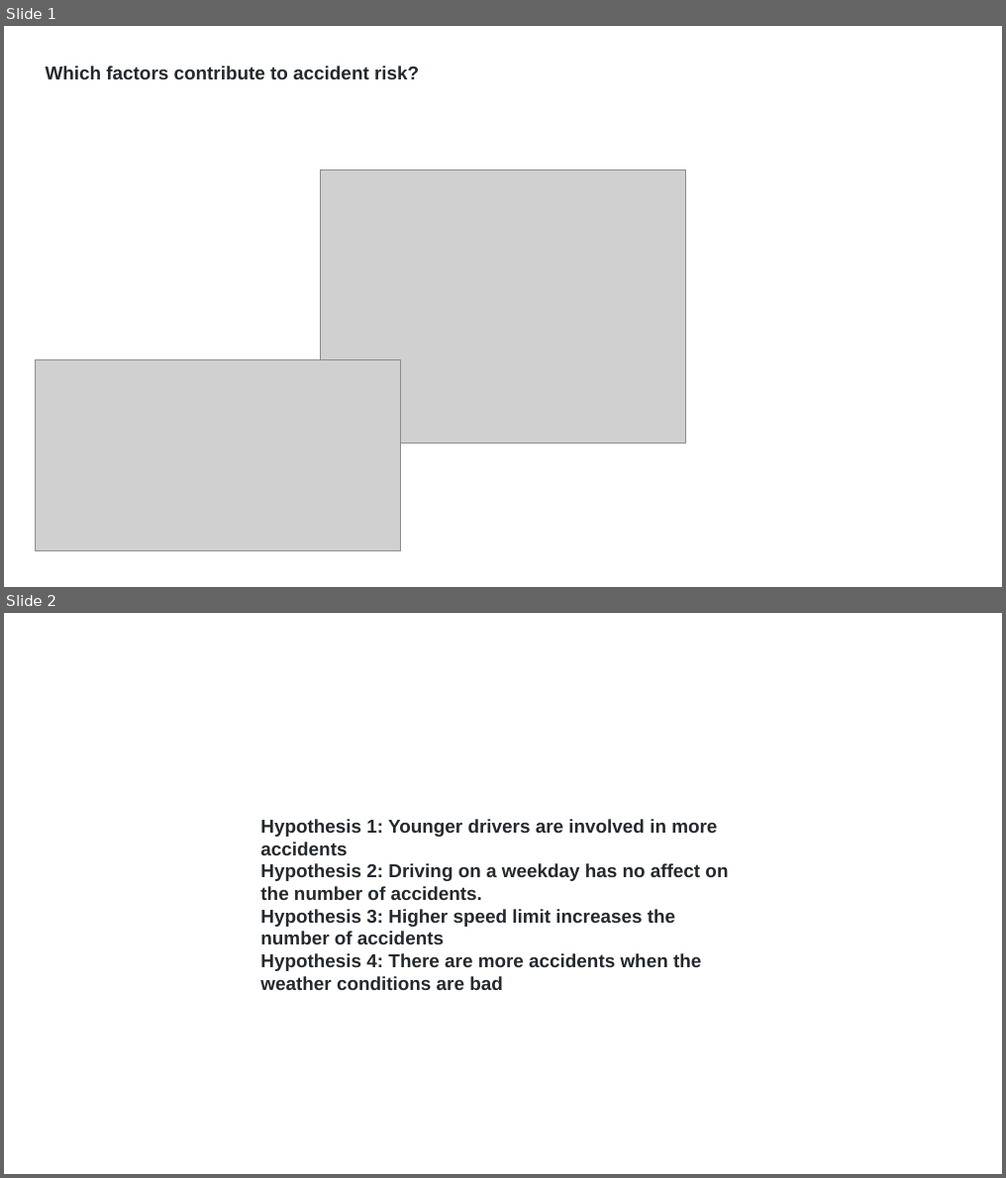
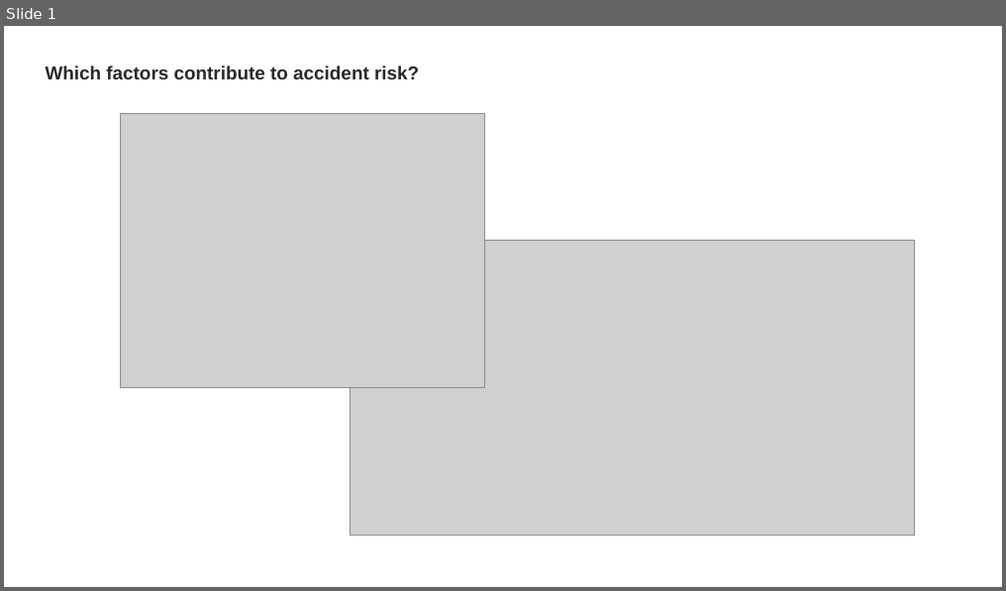
Before and after one commit to Garywtne/Team_Project_One, a slide deck: Presentation_images/Pres1.pptx. Shown one above the other, each under a label of ours: slides 1 and 2 before the commit, slide 1 after it. The pictures are 1006x1178 and 1006x591 pixels, drawn with LibreOffice and Linux fonts; fonts in the diff are those of the drawing; grey boxes stand for pictures. Boxes give left, top, right and bottom in pixels: in the first picture for what was removed or moved away, otherwise in the second. Text is boxed around its words. In the diff, an @@ line names an element or a change of style, - is before the commit and + after.

```diff
--- a/Presentation_images/Pres1.pptx
+++ b/Presentation_images/Pres1.pptx
@@ slide 2 removed at box(4, 613, 1002, 1174), background #FFFFFF @@
@@ text removed at box(260, 819, 728, 990) @@
-Hypothesis 1: Younger drivers are involved in more accidents
-Hypothesis 2: Driving on a weekday has no affect on the number of accidents.
-Hypothesis 3: Higher speed limit increases the number of accidents
-Hypothesis 4: There are more accidents when the weather conditions are bad
@@ slide 1 changed as well @@
@@ picture: place and size @@
-picture at box(321, 170, 686, 444)
+picture at box(120, 113, 485, 387)
@@ picture: place and size @@
-picture at box(36, 361, 401, 552)
+picture at box(350, 240, 915, 536)
```
Also in this commit, not shown: 6 slides added, 14 other slides removed, 28 other files.
